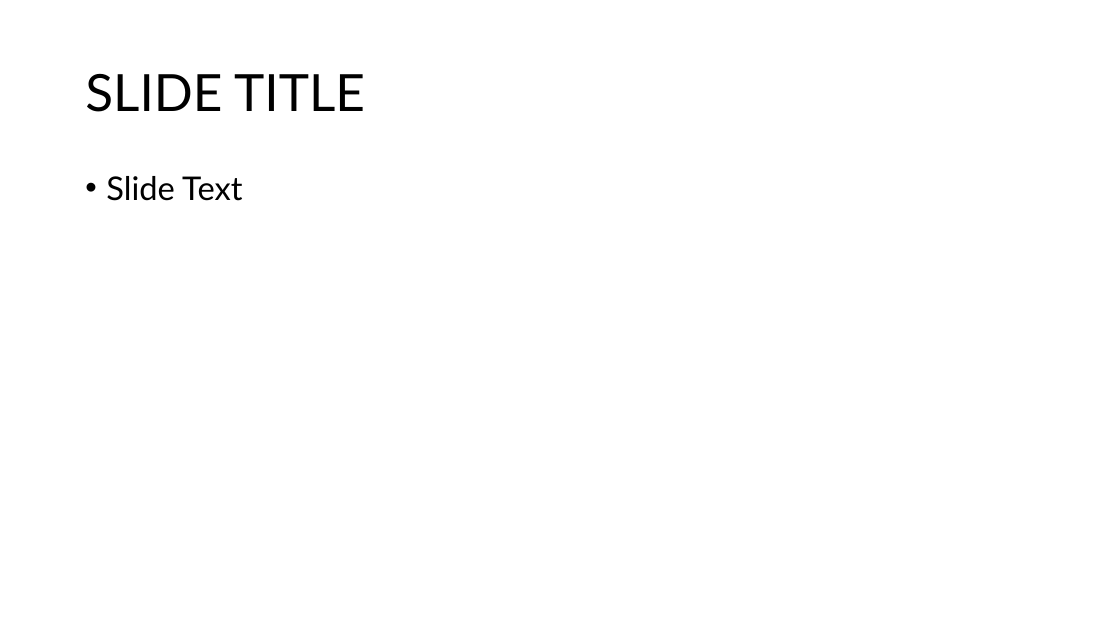
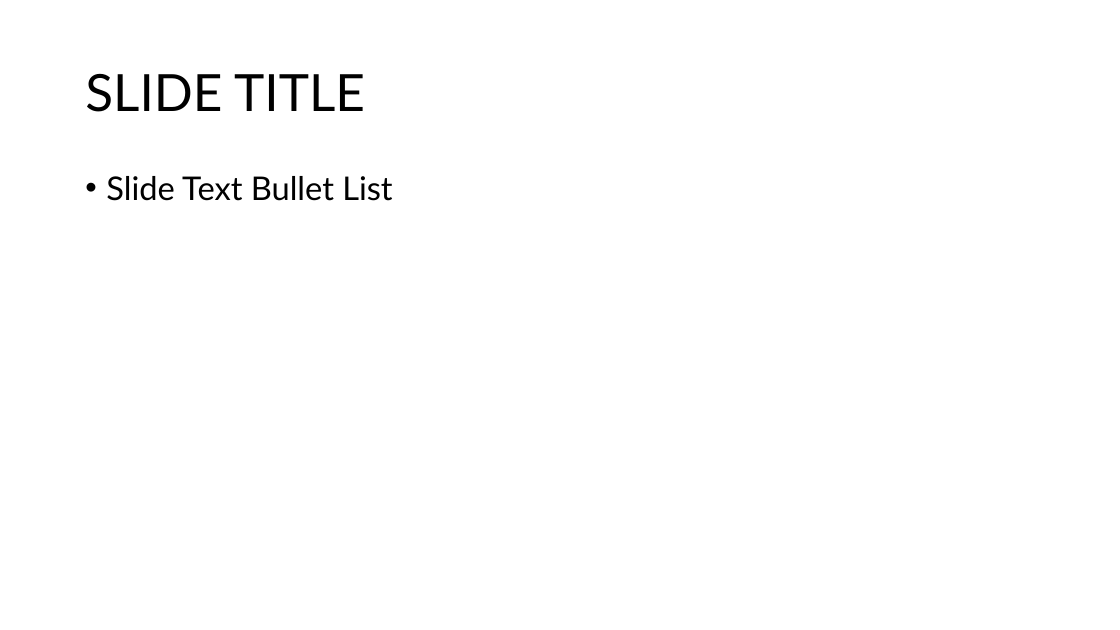
Before and after one commit to jupyter-naas/abi, a slide deck: slide 2 of assets/PresentationTemplate.pptx. Drawn at 1120x630 pixels with LibreOffice and Linux fonts; fonts in the diff are those of the drawing. Boxes give left, top, right and bottom in pixels: in the first picture for what was removed or moved away, otherwise in the second. Text is boxed around its words. In the diff, an @@ line names an element or a change of style, - is before the commit and + after.

Commit message:
feat: generate presentation from text

```diff
--- a/assets/PresentationTemplate.pptx
+++ b/assets/PresentationTemplate.pptx
@@ text at (106, 176, 392, 201): text changed @@
-• Slide Text
+• Slide Text Bullet List
```
Also in this commit, not shown: 2 other files.
